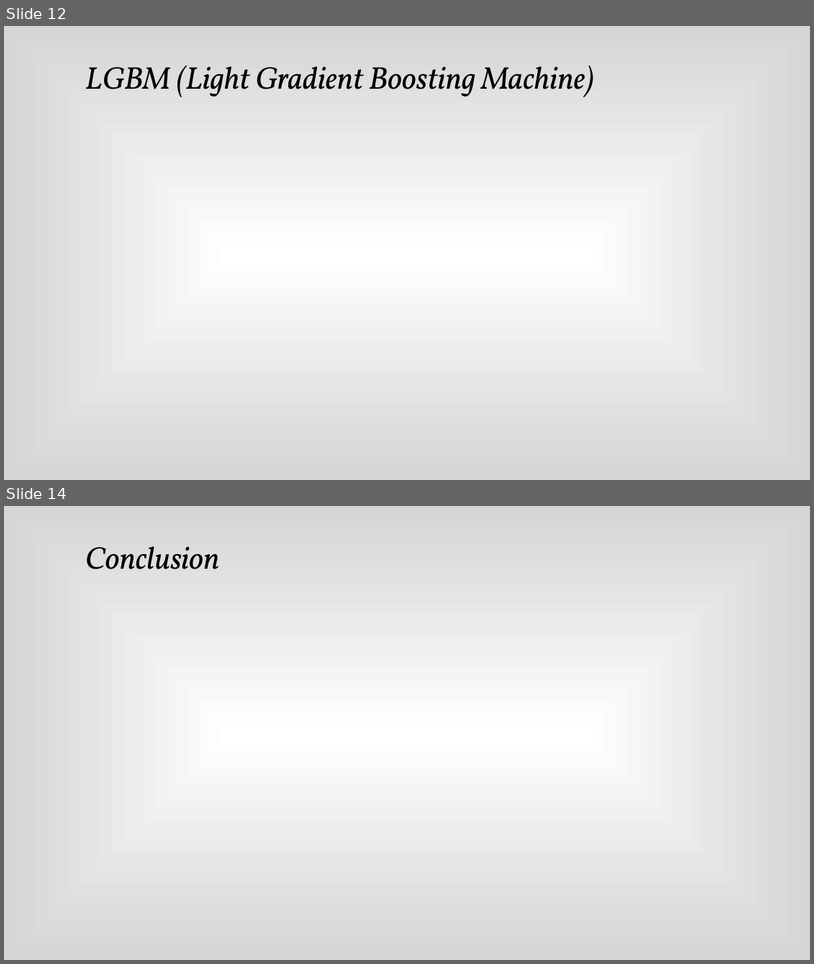
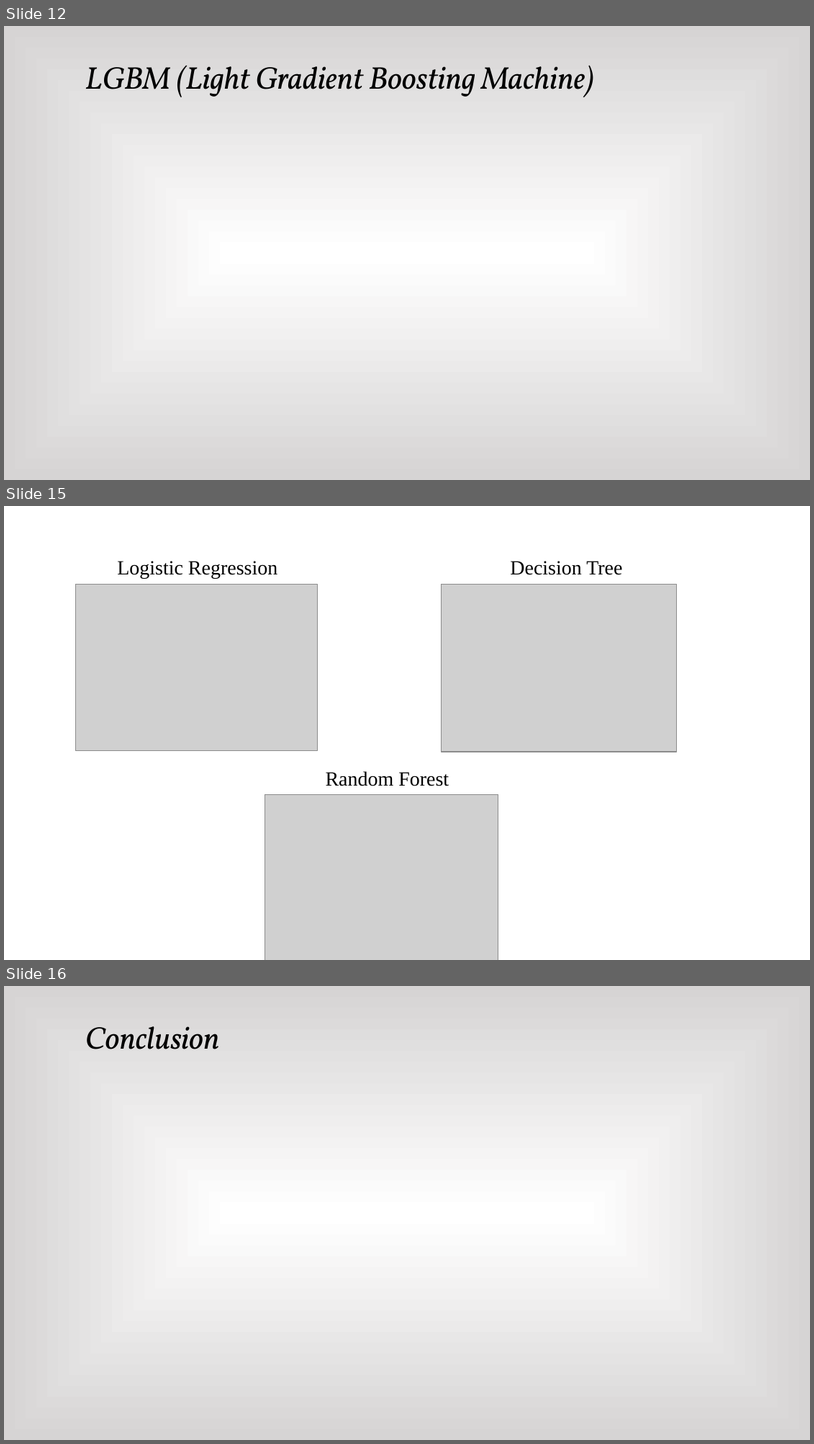
Before and after one commit to Jonheston/final_project, a slide deck: Final Presentation.pptx. Shown one above the other, each under a label of ours: slides 12 and 14 before the commit, slides 12, 15 and 16 after it; the slides between them are not shown. The pictures are 814x964 and 814x1444 pixels, drawn with LibreOffice and Linux fonts; fonts in the diff are those of the drawing; grey boxes stand for pictures. Boxes give left, top, right and bottom in pixels: in the first picture for what was removed or moved away, otherwise in the second. Text is boxed around its words. In the diff, an @@ line names an element or a change of style, - is before the commit and + after.

```diff
--- a/Final Presentation.pptx
+++ b/Final Presentation.pptx
@@ slide 15 added at (x1=4, y1=506, x2=810, y2=960), background #FFFFFF @@
@@ text added at (x1=117, y1=561, x2=278, y2=579), 18 pt, text #000000 @@
+Logistic Regression
@@ text added at (x1=510, y1=561, x2=622, y2=575), 18 pt, text #000000 @@
+Decision Tree
@@ picture added at (x1=76, y1=584, x2=318, y2=751) @@
@@ picture added at (x1=442, y1=584, x2=677, y2=752) @@
@@ text added at (x1=326, y1=771, x2=449, y2=786), 18 pt, text #000000 @@
+Random Forest
@@ picture added at (x1=265, y1=795, x2=499, y2=960) @@
@@ what was slide 14 is now slide 16 @@
```
Also in this commit, not shown: 1 slide changed, 1 other slide added.
